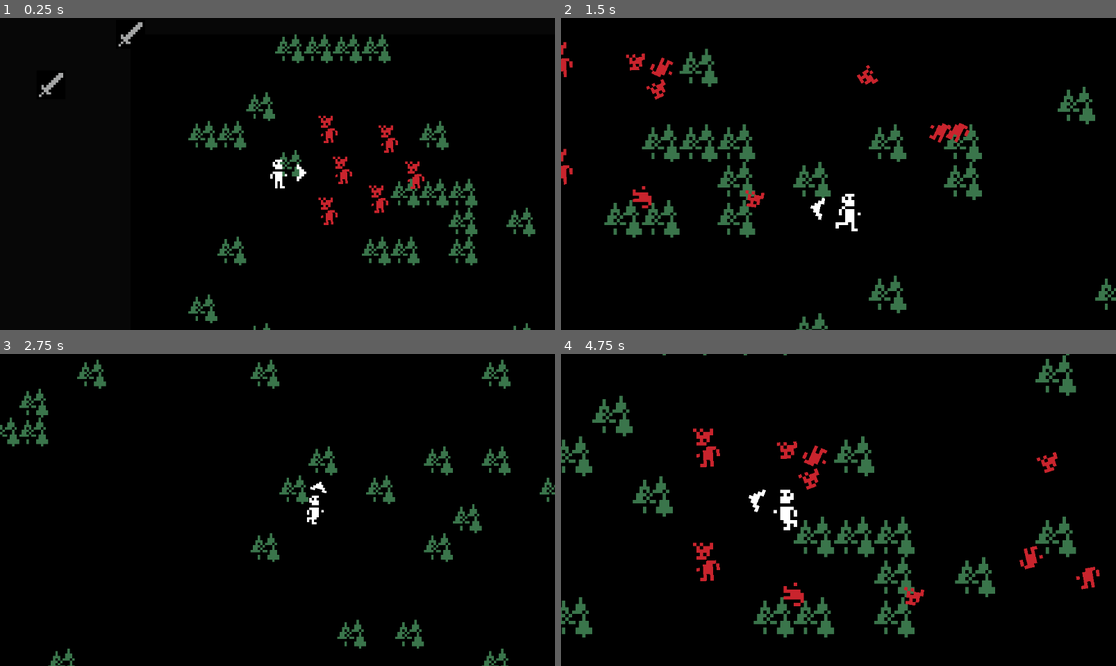
Above: before the commit, frames 1-4 (two rows, left to right).
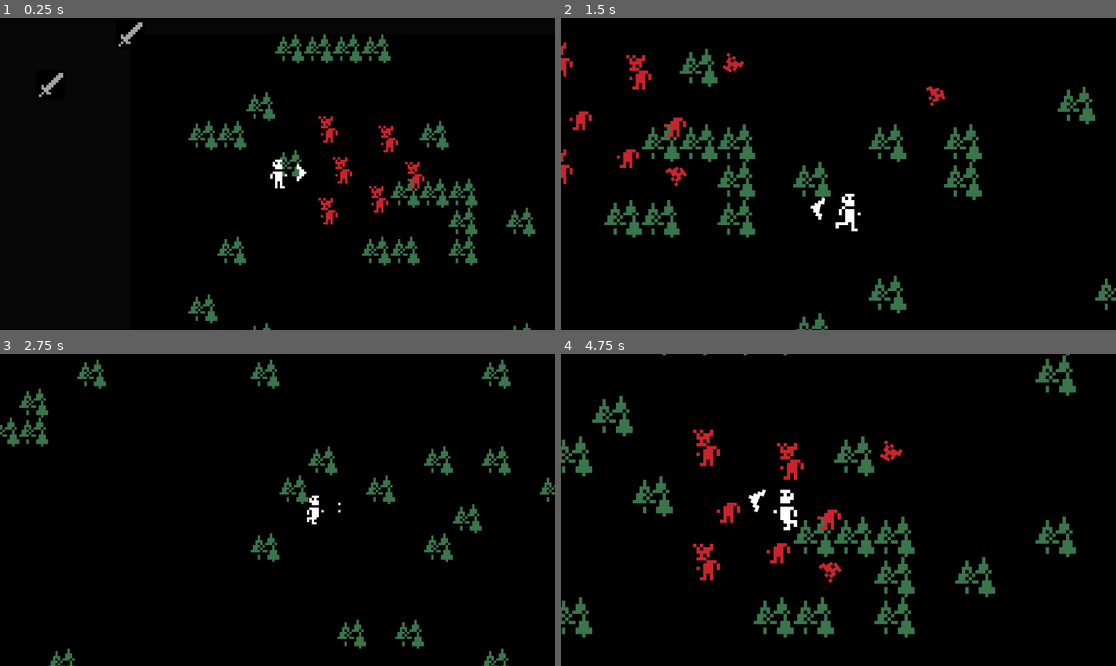
Above: after the commit, the same moments.

Repository: AchillesKastanas/Untitled-Dungeon-Crawler
Game: Godot game, scene res://scenes/Main.tscn
Two runs of this game, one before a commit and one after it. Both use one fixed random seed, a clock stepped at 60 frames per second and the inputs below.
Inputs (mouse positions are in pixels of both pictures, inside the frame that each line leads up to):
- Up to frame 1 (0.25 s): no input
- Up to frame 2 (1.5 s): tap Enter at 0.5 s; move the mouse to (960, 158) at 0.52 s; hold D (move_right) 0.53-1.28 s; hold Space (player_attack, bound only after the commit) 0.53-1.28 s; move the mouse to (727, 189) at 1.27 s; hold S (move_down) from 1.28 s (still down); tap [ (camera_zoom_in) at 1.35 s
- Up to frame 3 (2.75 s): tap Space (player_attack, bound only after the commit) at 1.55 s; move the mouse to (333, 441) at 2.02 s; release S (move_down) at 2.03 s; hold D (move_right) from 2.03 s (still down); hold Space (player_attack, bound only after the commit) from 2.03 s (still down); tap ] (camera_zoom_out) at 2.1 s
- Up to frame 4 (4.75 s): move the mouse to (810, 572) at 2.77 s; release D (move_right) at 2.78 s; release Space (player_attack, bound only after the commit) at 2.78 s; hold W (move_up) 2.78-3.53 s; tap Space (player_attack, bound only after the commit) at 2.85, 4.55 s; move the mouse to (1005, 556) at 3.52 s; hold Space (player_attack, bound only after the commit) 3.53-4.28 s; hold A (move_left) from 3.53 s (still down); move the mouse to (672, 463) at 4.27 s; tap [ (camera_zoom_in) at 4.35 s

The runs differ from the first frame. In frame 1, 0.2% of the frame differs, in the area x 57-77%, y 31-67%; in frame 2, 1.8%; in frame 3, less than 0.1%; in frame 4, 2.0%, in the area x 23-98%, y 23-81%.

Commit message:
added basic attack hitbox
TODO: fix only attacks on spawn not constantly

Diff:
--- a/project.godot
+++ b/project.godot
@@ -52,11 +52,19 @@
 "events": [Object(InputEventKey,"resource_local_to_scene":false,"resource_name":"","device":-1,"window_id":0,"alt_pressed":false,"shift_pressed":false,"ctrl_pressed":false,"meta_pressed":false,"pressed":false,"keycode":0,"physical_keycode":93,"key_label":0,"unicode":93,"echo":false,"script":null)
 ]
 }
+player_attack={
+"deadzone": 0.5,
+"events": [Object(InputEventKey,"resource_local_to_scene":false,"resource_name":"","device":-1,"window_id":0,"alt_pressed":false,"shift_pressed":false,"ctrl_pressed":false,"meta_pressed":false,"pressed":false,"keycode":0,"physical_keycode":32,"key_label":0,"unicode":32,"echo":false,"script":null)
+]
+}
 
 [layer_names]
 
 2d_physics/layer_1="Player"
 2d_physics/layer_2="Wall"
+2d_physics/layer_3="Player Attack"
+2d_physics/layer_4="Enemy"
+2d_physics/layer_5="Enemy Attack"
 
 [rendering]
 
--- a/scenes/Enemy.tscn
+++ b/scenes/Enemy.tscn
@@ -15,7 +15,8 @@
 
 [node name="Head" type="RigidBody2D" parent="."]
 position = Vector2(0, -6)
-collision_mask = 3
+collision_layer = 8
+collision_mask = 5
 gravity_scale = 0.0
 script = ExtResource("1_nl1wt")
 
@@ -31,7 +32,8 @@
 
 [node name="Body" type="RigidBody2D" parent="."]
 position = Vector2(0, -6.08)
-collision_mask = 3
+collision_layer = 8
+collision_mask = 4
 gravity_scale = 0.0
 script = ExtResource("1_nl1wt")
 
--- a/scenes/Player.tscn
+++ b/scenes/Player.tscn
@@ -6,6 +6,8 @@
 [ext_resource type="Texture2D" uid="uid://bu6ux3tvcdve2" path="res://assets/sprites/pointer_arrow.png" id="4_2gxas"]
 [ext_resource type="Script" path="res://scripts/PointerArrowController.gd" id="4_5q41f"]
 [ext_resource type="Script" path="res://scripts/CameraManager.gd" id="4_6l3cj"]
+[ext_resource type="Script" path="res://scenes/PlayerWeaponController.gd" id="7_ns3i3"]
+[ext_resource type="PackedScene" uid="uid://dibeqvogfwudm" path="res://scenes/WeaponFists.tscn" id="8_32cma"]
 
 [sub_resource type="AtlasTexture" id="AtlasTexture_g6ull"]
 atlas = ExtResource("2_x26mw")
@@ -95,4 +97,7 @@
 position = Vector2(10, 0)
 texture = ExtResource("4_2gxas")
 
-[node name="Weapon" type="Node2D" parent="CharacterBody2D"]
+[node name="Weapon" type="Node2D" parent="."]
+position = Vector2(10, 2.08165e-12)
+script = ExtResource("7_ns3i3")
+player_weapon = ExtResource("8_32cma")
--- /dev/null
+++ b/scenes/PlayerWeaponController.gd
@@ -0,0 +1,25 @@
+extends Node2D
+
+@export var player_weapon: PackedScene
+var character_body_node
+var weapon_instance
+
+func _ready():
+	# Check if the player_weapon PackedScene is set
+	if player_weapon:
+		# Instance the PackedScene
+		weapon_instance = player_weapon.instantiate()
+		character_body_node = get_node( "../CharacterBody2D" )
+	else:
+		print("Player weapon scene is not assigned.")
+
+func _input(event):
+	# Check for zoom in and zoom out actions
+	if Input.is_action_just_pressed( "player_attack" ) and get_child_count() == 0:
+		add_child( weapon_instance )
+	elif Input.is_action_just_released( "player_attack" ):
+		remove_child( weapon_instance )
+
+func _physics_process(delta):
+	if get_child_count() > 0:
+		weapon_instance.position = character_body_node.position
--- a/scenes/WeaponFists.tscn
+++ b/scenes/WeaponFists.tscn
@@ -35,11 +35,11 @@
 }],
 "loop": true,
 "name": &"attack",
-"speed": 5.0
+"speed": 7.0
 }]
 
-[sub_resource type="RectangleShape2D" id="RectangleShape2D_uyt4k"]
-size = Vector2(4, 4)
+[sub_resource type="RectangleShape2D" id="RectangleShape2D_kjyd8"]
+size = Vector2(10.5, 8)
 
 [node name="WeaponFists" type="Node2D"]
 
@@ -47,9 +47,14 @@
 texture_filter = 1
 sprite_frames = SubResource("SpriteFrames_xy7pr")
 animation = &"attack"
-frame = 3
-frame_progress = 0.155646
+autoplay = "attack"
+frame_progress = 0.726886
 
-[node name="CollisionShape2D" type="CollisionShape2D" parent="."]
-position = Vector2(2, -1)
-shape = SubResource("RectangleShape2D_uyt4k")
+[node name="RigidBody2D" type="RigidBody2D" parent="."]
+collision_layer = 4
+collision_mask = 0
+gravity_scale = 1.66533e-16
+
+[node name="CollisionShape2D" type="CollisionShape2D" parent="RigidBody2D"]
+position = Vector2(4, -1)
+shape = SubResource("RectangleShape2D_kjyd8")
--- a/scripts/PointerArrowController.gd
+++ b/scripts/PointerArrowController.gd
@@ -8,3 +8,10 @@
 
 	var arrow_angle = ( mouse_pos - character_pos ).normalized()
 	rotation = arrow_angle.angle()
+
+func _input(event):
+	# Check for zoom in and zoom out actions
+	if Input.is_action_pressed("player_attack"):
+		hide()
+	else:
+		show()
Not shown: 1 places in scenes/Player.tscn that only renumber resources
Not shown: 1 places in scenes/WeaponFists.tscn that only renumber resources
